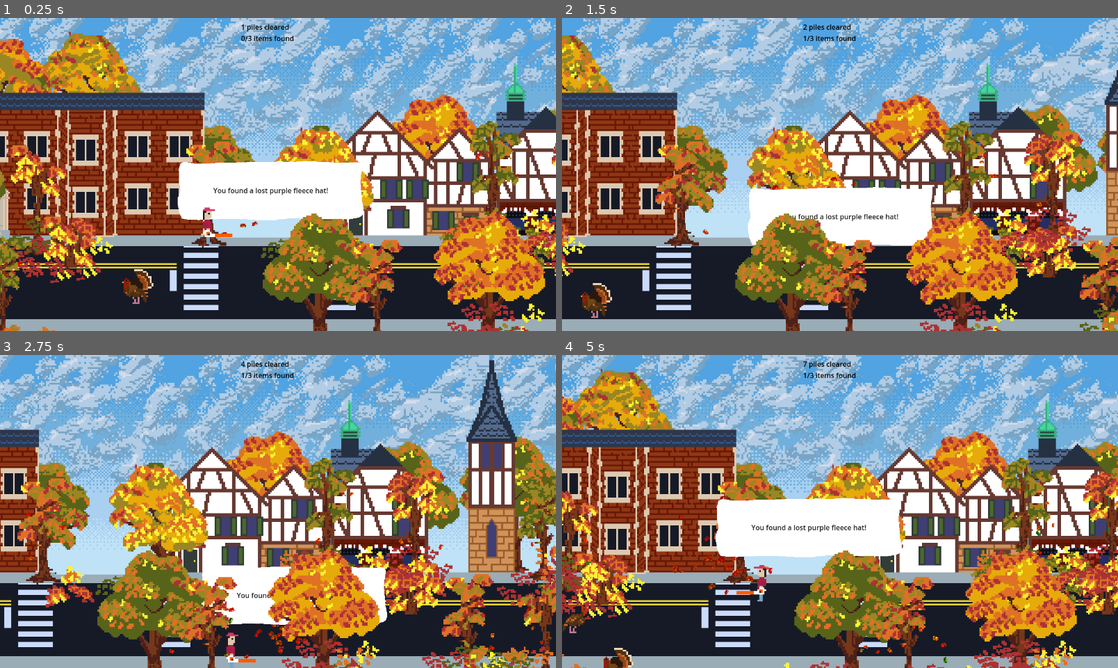
Above: before the commit, frames 1-4 (two rows, left to right).
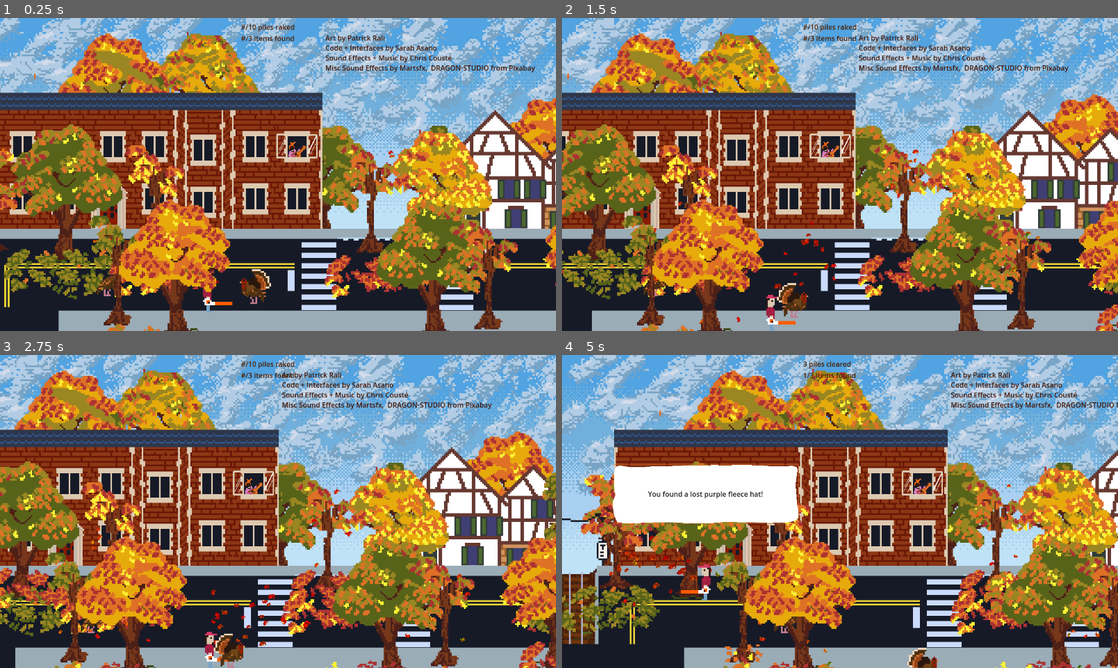
Above: after the commit, the same moments.

Repository: firelighted/cozyjam2025
Game: Godot game, scene res://src/scenes_scripts/main.tscn
Two runs of this game, one before a commit and one after it. Both use one fixed random seed, a clock stepped at 60 frames per second and the inputs below.
Inputs:
- Up to frame 1 (0.25 s): no input
- Up to frame 2 (1.5 s): tap Enter (ui_accept) at 0.5, 0.77 s; hold Right (ui_right) 0.53-1.28 s; hold Down (ui_down) from 1.28 s (still down)
- Up to frame 3 (2.75 s): tap Enter (ui_accept) at 1.52 s; release Down (ui_down) at 2.03 s; hold Right (ui_right) from 2.03 s (still down)
- Up to frame 4 (5 s): release Right (ui_right) at 2.78 s; hold Up (ui_up) 2.78-3.53 s; tap Enter (ui_accept) at 3.02, 3.77, 4.52 s; hold Left (ui_left) from 3.53 s (still down)

The runs differ from the first frame. In frame 1, 79% of the frame differs, in the area x 0-100%, y 0-100%; in frame 2, 81%; in frame 3, 84%; in frame 4, 82%.

Commit message:
couste bkgd music added. guitarist character, tree bases synchronized

Diff:
--- a/assets/pile0.tres
+++ b/assets/pile0.tres
@@ -4,4 +4,4 @@
 
 [resource]
 atlas = ExtResource("1_qmu1o")
-region = Rect2(52.9236, 782.308, 122.769, 118.872)
+region = Rect2(326.233, 963.463, 243.59, 128.616)
--- a/assets/pile1.tres
+++ b/assets/pile1.tres
@@ -4,4 +4,4 @@
 
 [resource]
 atlas = ExtResource("1_y1tgw")
-region = Rect2(766.786, 981.852, 124.328, 100.749)
+region = Rect2(766.942, 981.852, 123.42, 100.749)
--- a/assets/pile2.tres
+++ b/assets/pile2.tres
@@ -4,4 +4,4 @@
 
 [resource]
 atlas = ExtResource("1_7o0ca")
-region = Rect2(333.455, 970, 228.182, 112.601)
+region = Rect2(581.619, 970, 180.378, 112.601)
--- a/assets/tree1.tres
+++ b/assets/tree1.tres
@@ -4,4 +4,4 @@
 
 [resource]
 atlas = ExtResource("1_yjvqs")
-region = Rect2(47.795, 772.314, 146.557, 251.24)
+region = Rect2(41, 774, 148, 247)
--- a/assets/tree10.tres
+++ b/assets/tree10.tres
@@ -4,4 +4,4 @@
 
 [resource]
 atlas = ExtResource("1_onufr")
-region = Rect2(1801.27, 1246.91, 170.888, 303.801)
+region = Rect2(1997, 1263, 162, 275)
--- a/assets/tree11.tres
+++ b/assets/tree11.tres
@@ -4,4 +4,4 @@
 
 [resource]
 atlas = ExtResource("1_bl2dg")
-region = Rect2(2294.94, 786.709, 292.408, 360.764)
+region = Rect2(2307, 803, 278, 332)
--- a/assets/tree12.tres
+++ b/assets/tree12.tres
@@ -4,4 +4,4 @@
 
 [resource]
 atlas = ExtResource("1_1vs0h")
-region = Rect2(2910.14, 798.102, 273.421, 349.371)
+region = Rect2(2917, 812, 261, 327)
--- a/assets/tree13.tres
+++ b/assets/tree13.tres
@@ -4,4 +4,4 @@
 
 [resource]
 atlas = ExtResource("1_31a3q")
-region = Rect2(2898.75, 813.292, 277.219, 341.776)
+region = Rect2(2921, 839, 254, 299)
--- a/assets/tree14.tres
+++ b/assets/tree14.tres
@@ -4,4 +4,4 @@
 
 [resource]
 atlas = ExtResource("1_nerki")
-region = Rect2(2259.8, 1227.22, 262.993, 307.599)
+region = Rect2(2268, 1233, 253, 290)
--- a/assets/tree15.tres
+++ b/assets/tree15.tres
@@ -4,4 +4,4 @@
 
 [resource]
 atlas = ExtResource("1_j3siw")
-region = Rect2(2576.94, 1171.65, 267.156, 361.946)
+region = Rect2(2585, 1183, 241, 345)
--- a/assets/tree16.tres
+++ b/assets/tree16.tres
@@ -4,4 +4,4 @@
 
 [resource]
 atlas = ExtResource("1_5r3st")
-region = Rect2(2849.57, 1181.24, 287.67, 348.977)
+region = Rect2(2856, 1178, 273, 340)
--- a/assets/tree2.tres
+++ b/assets/tree2.tres
@@ -4,4 +4,4 @@
 
 [resource]
 atlas = ExtResource("1_jhdpi")
-region = Rect2(1135, 785.197, 269.06, 345.228)
+region = Rect2(1135, 785, 269, 335)
--- a/assets/tree3.tres
+++ b/assets/tree3.tres
@@ -4,4 +4,4 @@
 
 [resource]
 atlas = ExtResource("1_bajp7")
-region = Rect2(2010.85, 920.463, 154.069, 305.22)
+region = Rect2(2009, 923, 154, 298)
--- a/assets/tree4.tres
+++ b/assets/tree4.tres
@@ -4,4 +4,4 @@
 
 [resource]
 atlas = ExtResource("1_2xdk6")
-region = Rect2(1622.8, 920.463, 138.359, 300.103)
+region = Rect2(1811, 932, 147, 292)
--- a/assets/tree5.tres
+++ b/assets/tree5.tres
@@ -4,4 +4,4 @@
 
 [resource]
 atlas = ExtResource("1_gcvns")
-region = Rect2(1825.66, 911, 124.282, 316.614)
+region = Rect2(1214, 1255, 132.917, 290)
--- a/assets/tree6.tres
+++ b/assets/tree6.tres
@@ -4,4 +4,4 @@
 
 [resource]
 atlas = ExtResource("1_s70y0")
-region = Rect2(1214, 1246.91, 132.913, 303.801)
+region = Rect2(1400, 1253, 162.024, 289)
--- a/assets/tree7.tres
+++ b/assets/tree7.tres
@@ -4,4 +4,4 @@
 
 [resource]
 atlas = ExtResource("1_qrpub")
-region = Rect2(1398.73, 1246.91, 163.293, 303.801)
+region = Rect2(1616, 1244, 136, 286)
--- a/assets/tree8.tres
+++ b/assets/tree8.tres
@@ -4,4 +4,4 @@
 
 [resource]
 atlas = ExtResource("1_yfker")
-region = Rect2(1603.8, 1246.91, 151.9, 303.801)
+region = Rect2(1614, 1248, 141.698, 282)
--- a/assets/tree9.tres
+++ b/assets/tree9.tres
@@ -4,4 +4,4 @@
 
 [resource]
 atlas = ExtResource("1_keris")
-region = Rect2(1808.86, 1246.91, 144.305, 303.801)
+region = Rect2(1816, 1254, 130, 287)
--- a/src/scenes_scripts/FallTree.gd
+++ b/src/scenes_scripts/FallTree.gd
@@ -2,7 +2,6 @@
 
 var leaf_level = 0
 @onready var pile_parent = $PileParent
-var collected = false
 
 @export var trees_tres: Array[AtlasTexture] = [
 	load("res://assets/tree1.tres"),
@@ -51,13 +50,10 @@
 	update_pile()
 
 func update_pile():
-	#if leaf_level < pile_parent.get_child_count():
-		#pile_parent.get_child(leaf_level).show()
 	$LeafPileStaticBody2D.position = Vector2(0, 124.0) if leaf_level else Vector2(0, 1000)
 	for child in pile_parent.get_children():
 		child.visible = child.get_index() < leaf_level
 
 func collect():
-	collected = true
 	leaf_level = 0
 	update_pile()
--- a/src/scenes_scripts/falltree.tscn
+++ b/src/scenes_scripts/falltree.tscn
@@ -40,22 +40,23 @@
 position = Vector2(62, 151)
 
 [node name="Sprite0" type="Sprite2D" parent="PileParent"]
+position = Vector2(-20, 34)
 texture = ExtResource("2_puh36")
 
 [node name="Sprite1" type="Sprite2D" parent="PileParent"]
-position = Vector2(-60, 6)
+position = Vector2(-80, 40)
 texture = ExtResource("5_w53m2")
 
 [node name="Sprite2D" type="Sprite2D" parent="PileParent"]
-position = Vector2(-41, -46)
+position = Vector2(-61, -12)
 texture = ExtResource("6_pd3t2")
 
 [node name="Sprite3" type="Sprite2D" parent="PileParent"]
-position = Vector2(12, -32)
+position = Vector2(-8, 2)
 texture = ExtResource("7_r0rwh")
 
 [node name="Sprite4" type="Sprite2D" parent="PileParent"]
-position = Vector2(-84, -24)
+position = Vector2(-104, 10)
 texture = ExtResource("8_x7jtb")
 
 [node name="LeafPileStaticBody2D" type="StaticBody2D" parent="."]
--- a/src/scenes_scripts/main.tscn
+++ b/src/scenes_scripts/main.tscn
@@ -1,17 +1,18 @@
-[gd_scene load_steps=26 format=3 uid="uid://c4hph8pvvd547"]
+[gd_scene load_steps=27 format=3 uid="uid://c4hph8pvvd547"]
 
 [ext_resource type="Script" uid="uid://cqhx7autm2quy" path="res://src/scenes_scripts/main.gd" id="1_8bppn"]
 [ext_resource type="Script" uid="uid://cl1n471ie3nkm" path="res://src/scenes_scripts/player2d.gd" id="1_cydo6"]
 [ext_resource type="Texture2D" uid="uid://kekbajck4uv2" path="res://assets/spritesheet.png" id="1_rvmg3"]
 [ext_resource type="PackedScene" uid="uid://dr6cg0e2dyoek" path="res://src/scenes_scripts/falltree.tscn" id="3_1dgxd"]
-[ext_resource type="AudioStream" uid="uid://bsv4dd20fd7k" path="res://assets/sfx/Adding the Sun.mp3" id="3_ne0no"]
 [ext_resource type="PackedScene" uid="uid://ik5klehl7a0u" path="res://src/scenes_scripts/leafblow_particles.tscn" id="4_agtjx"]
 [ext_resource type="Texture2D" uid="uid://2wht4b3bl3pj" path="res://assets/leaf.tres" id="5_1dgxd"]
 [ext_resource type="AudioStream" uid="uid://bcdl2uxmif17b" path="res://assets/sfx/walking-on-dry-leaves-361514.mp3" id="5_3cxgn"]
 [ext_resource type="AudioStream" uid="uid://jr8e48mgfra6" path="res://assets/sfx/whoosh-effect-405447.mp3" id="6_8ksqs"]
 [ext_resource type="Texture2D" uid="uid://ferav2ri8itn" path="res://assets/player.tres" id="8_8bppn"]
 [ext_resource type="Texture2D" uid="uid://c46lv2now7fjb" path="res://assets/speech.tres" id="10_73g7s"]
+[ext_resource type="AudioStream" uid="uid://434ywjrwh1n4" path="res://assets/sfx/coin_low.wav" id="10_guj35"]
 [ext_resource type="PackedScene" uid="uid://d1noiansgr6sn" path="res://src/scenes_scripts/turkey.tscn" id="11_wjbgh"]
+[ext_resource type="AudioStream" uid="uid://d2s0slh77yjp4" path="res://assets/cozy-background-fast.mp3" id="12_guj35"]
 
 [sub_resource type="RectangleShape2D" id="RectangleShape2D_ne0no"]
 size = Vector2(3587.75, 71.5)
@@ -53,7 +54,7 @@
 "times": PackedFloat32Array(0),
 "transitions": PackedFloat32Array(1),
 "update": 0,
-"values": [Vector2(0, -47)]
+"values": [Vector2(0, 0)]
 }
 
 [sub_resource type="Animation" id="Animation_1dgxd"]
@@ -117,56 +118,58 @@
 offset = Vector2(1600, 100)
 
 [node name="Sidwalk" type="Sprite2D" parent="Background"]
-position = Vector2(1563.25, 228.113)
+position = Vector2(1561.25, 208.419)
 scale = Vector2(50.7266, 7.19102)
 texture = SubResource("GradientTexture2D_rvmg3")
 
 [node name="RoadSprite3" type="Sprite2D" parent="Background"]
-position = Vector2(1535, -180)
+position = Vector2(1533, -199.694)
 scale = Vector2(45.4023, 0.32207)
 texture = SubResource("GradientTexture2D_rvmg3")
 
 [node name="RoadSprite" type="Sprite2D" parent="."]
-position = Vector2(51, 866)
+position = Vector2(53, 832)
 scale = Vector2(7.14063, 5.06602)
 texture = SubResource("GradientTexture2D_wjbgh")
 
-[node name="TreeParent" type="Node" parent="."]
+[node name="TreeParent" type="Node2D" parent="."]
+position = Vector2(-2, -32)
 
 [node name="Tree" parent="TreeParent" instance=ExtResource("3_1dgxd")]
-position = Vector2(303, 391)
+position = Vector2(303, 430)
 
 [node name="Tree2" parent="TreeParent" instance=ExtResource("3_1dgxd")]
-position = Vector2(502, 402)
+position = Vector2(502, 434)
 
 [node name="Tree3" parent="TreeParent" instance=ExtResource("3_1dgxd")]
-position = Vector2(98, 368)
+position = Vector2(132, 434)
 
 [node name="Tree4" parent="TreeParent" instance=ExtResource("3_1dgxd")]
-position = Vector2(894, 387)
+position = Vector2(1002, 434)
 
 [node name="Tree6" parent="TreeParent" instance=ExtResource("3_1dgxd")]
-position = Vector2(1159, 393)
+position = Vector2(1168, 433)
 
 [node name="Tree7" parent="TreeParent" instance=ExtResource("3_1dgxd")]
-position = Vector2(1560, 384)
+position = Vector2(1553, 432)
 
 [node name="Tree8" parent="TreeParent" instance=ExtResource("3_1dgxd")]
-position = Vector2(1750, 386)
+position = Vector2(1798, 434)
 
 [node name="Tree9" parent="TreeParent" instance=ExtResource("3_1dgxd")]
-position = Vector2(3041, 376)
+position = Vector2(3038, 430)
 
 [node name="Tree10" parent="TreeParent" instance=ExtResource("3_1dgxd")]
-position = Vector2(2051, 385)
+position = Vector2(2099, 433)
 
 [node name="Tree12" parent="TreeParent" instance=ExtResource("3_1dgxd")]
-position = Vector2(2301, 394)
+position = Vector2(2301, 439)
 
 [node name="Tree14" parent="TreeParent" instance=ExtResource("3_1dgxd")]
-position = Vector2(2530, 399)
-
-[node name="TreeParent2" type="Node" parent="."]
+position = Vector2(2532, 436)
+
+[node name="TreeParent2" type="Node2D" parent="."]
+position = Vector2(-9, -36)
 
 [node name="Tree" parent="TreeParent2" instance=ExtResource("3_1dgxd")]
 z_index = 200
@@ -174,7 +177,7 @@
 
 [node name="Tree3" parent="TreeParent2" instance=ExtResource("3_1dgxd")]
 z_index = 200
-position = Vector2(219, 589)
+position = Vector2(559, 612)
 
 [node name="Tree5" parent="TreeParent2" instance=ExtResource("3_1dgxd")]
 z_index = 200
@@ -209,7 +212,7 @@
 position = Vector2(2535, 633)
 
 [node name="LeafblowParticles" parent="." instance=ExtResource("4_agtjx")]
-position = Vector2(98, 586)
+position = Vector2(693, 658)
 amount = 24
 texture = ExtResource("5_1dgxd")
 lifetime = 3.0
@@ -225,7 +228,7 @@
 
 [node name="CharacterBody2D" type="CharacterBody2D" parent="."]
 y_sort_enabled = true
-position = Vector2(913, 506)
+position = Vector2(642, 633)
 script = ExtResource("1_cydo6")
 hud_label_path = NodePath("../Control/Label")
 
@@ -241,14 +244,15 @@
 volume_db = -10.0
 
 [node name="CollisionShape2D" type="CollisionShape2D" parent="CharacterBody2D"]
+position = Vector2(0, 2)
 shape = SubResource("CapsuleShape2D_cydo6")
 
 [node name="CharSprite" type="Sprite2D" parent="CharacterBody2D"]
 y_sort_enabled = true
-position = Vector2(0, -47)
 texture = ExtResource("8_8bppn")
 
 [node name="PlayerDetect" type="Area2D" parent="CharacterBody2D"]
+position = Vector2(0, 2)
 collision_layer = 4
 collision_mask = 2
 
@@ -273,7 +277,7 @@
 
 [node name="LostItemSFX" type="AudioStreamPlayer2D" parent="CharacterBody2D"]
 position = Vector2(-174, 111)
-stream = ExtResource("6_8ksqs")
+stream = ExtResource("10_guj35")
 
 [node name="TurkeyDetect" type="Area2D" parent="CharacterBody2D"]
 collision_layer = 16
@@ -283,10 +287,10 @@
 shape = SubResource("CircleShape2D_73g7s")
 
 [node name="speech" type="NinePatchRect" parent="CharacterBody2D"]
-offset_left = -87.0
-offset_top = -189.0
-offset_right = 343.0
-offset_bottom = -53.0
+offset_left = -196.0
+offset_top = -264.0
+offset_right = 234.0
+offset_bottom = -128.0
 texture = ExtResource("10_73g7s")
 patch_margin_left = 20
 patch_margin_top = 20
@@ -303,15 +307,17 @@
 anchors_preset = 15
 anchor_right = 1.0
 anchor_bottom = 1.0
+offset_left = 9.0
+offset_right = -12.0
 grow_horizontal = 2
 grow_vertical = 2
-text = "You found a lost scarf! \"Thank you, kind soul! The possessions you found have been returned to their rightful owners in the Brookline Middle second grade class\"."
+text = "You found a lost scarf! Thank you, kind soul! The possessions you found have been returned to their rightful owners in the Brookline Middle second grade class\"."
 horizontal_alignment = 1
 vertical_alignment = 1
 autowrap_mode = 2
 
 [node name="BackgroundAudio" type="AudioStreamPlayer2D" parent="."]
-stream = ExtResource("3_ne0no")
+stream = ExtResource("12_guj35")
 autoplay = true
 
 [node name="UI" type="Control" parent="."]
@@ -321,26 +327,26 @@
 offset_bottom = 40.0
 
 [node name="RichTextLabel" type="RichTextLabel" parent="UI"]
-modulate = Color(0.536804, 0.191555, 0.017827, 1)
+modulate = Color(0.266531, 0.0789742, 0.0041437, 1)
 layout_mode = 0
-offset_left = 14.0
-offset_top = 6.0
-offset_right = 424.0
-offset_bottom = 146.0
-text = "Afternoon Leafblowing
-Art by Patrick Rall
-Code by Sarah Asano
-Music by Kevin MacLeod
-Sound Effect by Martsfx,  DRAGON-STUDIO from Pixabay"
+offset_left = 895.0
+offset_top = 39.0
+offset_right = 1442.0
+offset_bottom = 218.0
+text = "Art by Patrick Rall
+Code + Interfaces by Sarah Asano
+Sound Effects + Music by Chris Cousté
+Misc Sound Effects by Martsfx,  DRAGON-STUDIO from Pixabay"
 
 [node name="Control" type="CanvasLayer" parent="."]
 
 [node name="Label" type="Label" parent="Control"]
-self_modulate = Color(0, 0, 0, 1)
+self_modulate = Color(0.301067, 0.111316, 0, 1)
 offset_left = 555.0
 offset_top = 9.0
 offset_right = 679.0
 offset_bottom = 58.0
+size_flags_vertical = 0
 text = "#/10 piles raked
 #/3 items found"
 
--- a/src/scenes_scripts/player2d.gd
+++ b/src/scenes_scripts/player2d.gd
@@ -46,7 +46,8 @@
 	var message = "You found a lost %s!" % item_names[randi() % item_names.size()]
 	special_items_found += 1
 	if special_items_found == special_items_total:
-		message += " Thank you, kind soul! The possessions you found have been returned to their rightful owners in the Brookline Middle second grade class"
+		message += "
+		Thank you, kind soul! The possessions you found have been returned to their rightful owners in the Brookline Middle second grade class"
 	$speech/Label.text = message
 	$speech/HideSpeechTimer.start()
 
@@ -68,7 +69,7 @@
 
 func sprite_blower_update(direction_topdown: Vector2):
 	var direction = round(direction_topdown.x)
-	footstep_audio.stream_paused = (direction != 0)
+	footstep_audio.stream_paused = (direction == 0)
 	if direction != 0:
 		leafblow.orbit_velocity_max = direction + 1
 		leafblow.orbit_velocity_min = direction
--- a/src/scenes_scripts/turkey.gd
+++ b/src/scenes_scripts/turkey.gd
@@ -33,7 +33,7 @@
 func _on_turkey_area_entered(area: Area2D) -> void:
 	make_sfx(area.position.x - position.x)
 
-func _physics_process(delta: float) -> void:
+func _physics_process(_delta: float) -> void:
 	velocity = direction * SPEED
 	move_and_slide()
 	$Sprite2D.flip_h = (direction.x > 0)
@@ -50,7 +50,7 @@
 	if x_pos > 20:
 		sound = turkey_sound_left[randi() % turkey_sound_left.size()]
 	elif x_pos < -20:
-		sound = turkey_sound_left[randi() % turkey_sound_right.size()]
+		sound = turkey_sound_right[randi() % turkey_sound_right.size()]
 	else:
 		sound = turkey_sound_middle[randi() % turkey_sound_middle.size()]
 	$SFX.stream = sound
Not shown, added: assets/cozy-background-fast.mp3.import
Not shown, added: assets/cozy-background-slow.mp3.import
Not shown, added: assets/sfx/coin_low.wav.import
Not shown, added: assets/sfx/wingflaps_heavy.wav.import
Binary file changed: assets/spritesheet.png
Not shown, added: assets/sfx/apple_crunch.aac
Not shown, added: assets/sfx/coin_low.wav
Not shown, added: assets/sfx/wingflaps_heavy.wav
